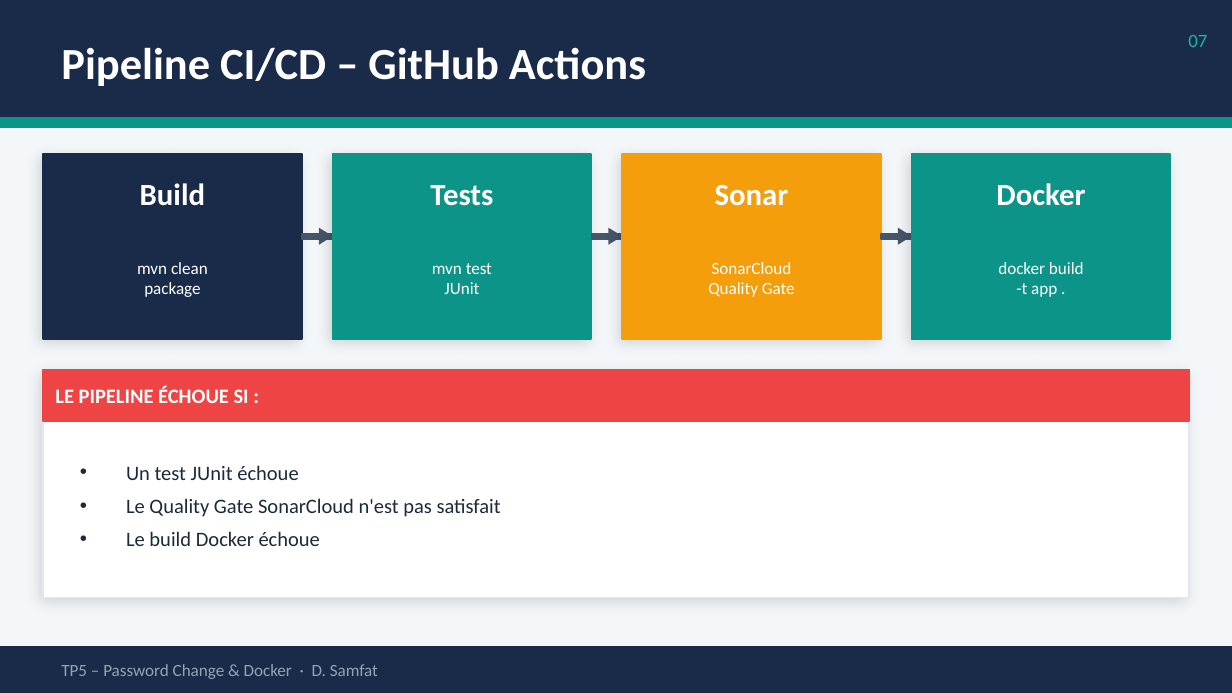
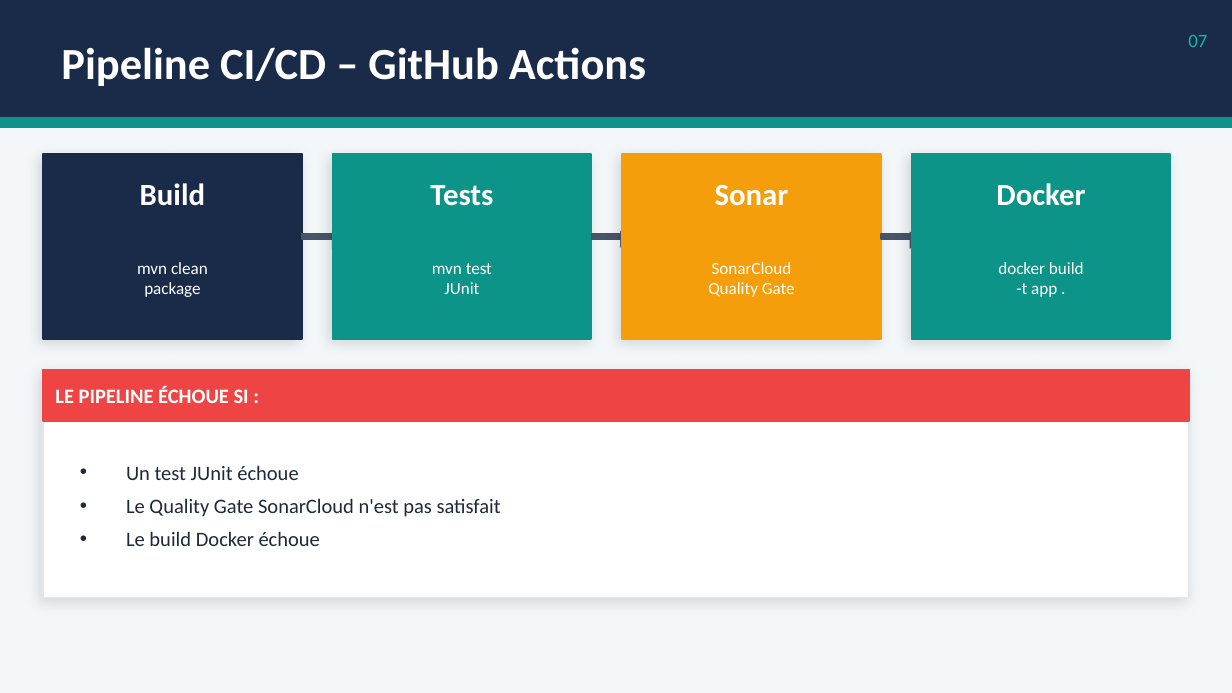
Before and after one commit to mirija-712/authentification-java, a slide deck: slide 7 of Doc/TP5_Auth_Server.pptx. Drawn at 1232x693 pixels with LibreOffice and Linux fonts; fonts in the diff are those of the drawing. Boxes give left, top, right and bottom in pixels: in the first picture for what was removed or moved away, otherwise in the second. Text is boxed around its words. In the diff, an @@ line names an element or a change of style, - is before the commit and + after.

```diff
--- a/Doc/TP5_Auth_Server.pptx
+++ b/Doc/TP5_Auth_Server.pptx
@@ 3 texts: place and size @@
-3 texts at bbox=[306, 209, 909, 259]
+3 texts at bbox=[318, 212, 922, 262]
@@ rectangle removed at bbox=[0, 647, 1232, 693] @@
@@ text removed at bbox=[61, 664, 378, 679] @@
-TP5 – Password Change & Docker · D. Samfat
```
Also in this commit, not shown: 8 other slides changed, 13 other files.
